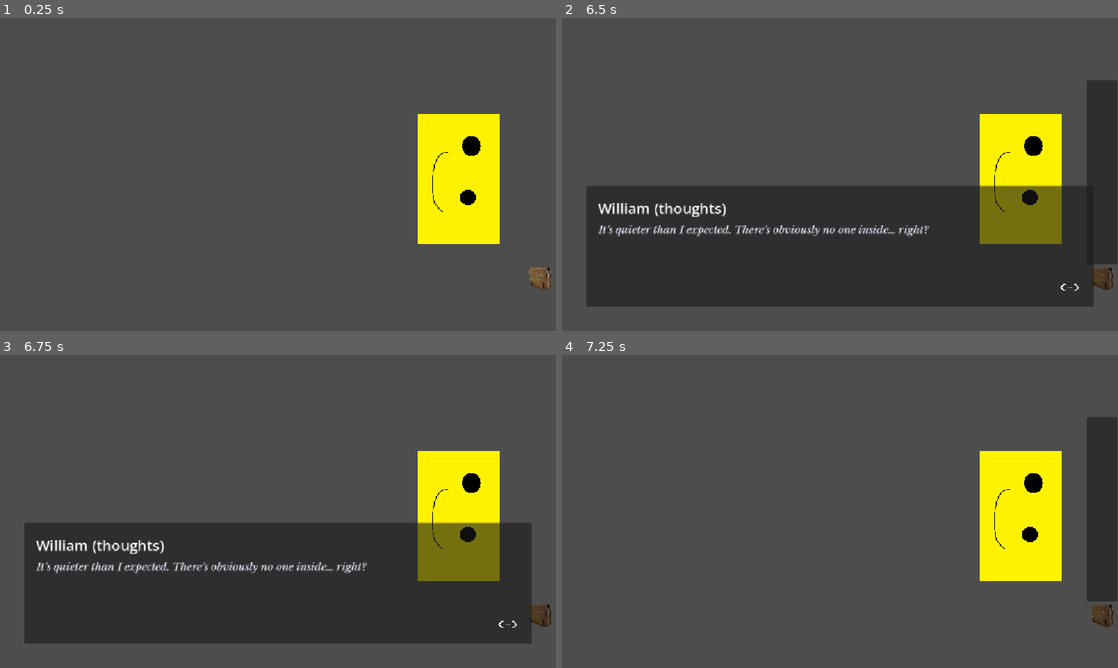
Above: before the commit, frames 1-4 (two rows, left to right).
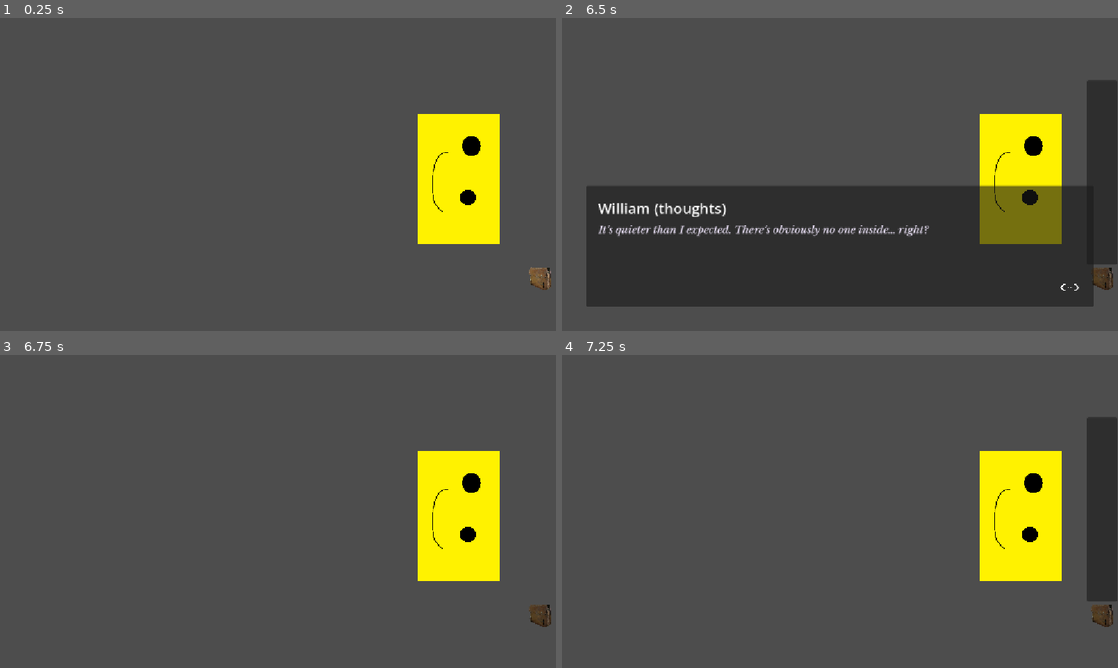
Above: after the commit, the same moments.

Repository: jegeiii/kafcult-co.-s-GIMJAM
Game: Godot game, scene res://scenes/ACT2.tscn
Same seed, same stepped clock (60 frames per second), same inputs: the game is played once before the commit and once after it. This scene is started directly instead of the project's main scene. Sound files missing from this copy of the repository are replaced by a short silence.
Inputs (mouse positions are in pixels of both pictures, inside the frame that each line leads up to):
- Up to frame 1 (0.25 s): no input
- Up to frame 2 (6.5 s): click "<" at 0.5 s; click ">" at 1.25 s; click (1023, 177) at 2 s; click ">" at 2.75 s; click (1023, 177) at 3.5 s; click ">" at 4.25 s; click (1023, 177) at 5 s; tap Enter (continue_dialogue) at 5.75, 5.85 s; move the mouse to (862, 187) at 5.77 s; click (862, 187) at 5.92 s
- Up to frame 3 (6.75 s): tap Enter (continue_dialogue) at 6.5 s; move the mouse to (166, 527) at 6.52 s; click (166, 527) at 6.6 s
- Up to frame 4 (7.25 s): tap Enter (continue_dialogue) at 6.8 s

Frames 1-2 are identical in both runs. In frame 3, 34% of the frame differs, in the area x 4-96%, y 53-93%; in frame 4, nothing differs.
Error before the commit: Out of bounds get index '4' (on base: 'Array') (res://scripts/dialogue_manager.gd:93)

Commit message:
fix: dialogue bug

Diff:
--- a/dialogues/act_2_part_2.json
+++ b/dialogues/act_2_part_2.json
@@ -14,10 +14,6 @@
 		  "pause_after": 0.3
 		}
 	  ]
-	},
-	{
-	  "name": "PlaySoundEffect",
-	  "path": "[<RUSTLING SOUND AND FOOTSTEPS AROUND THE DINING ROOM>]"
 	},
 	{
 	  "name": "Special",
@@ -37,7 +33,7 @@
 	},
 	{
 	  "name": "PlaySoundEffect",
-	  "path": "[<SLOW, SLIGHTLY RUSTY SOUND OF A DRAWER OPENING>]"
+	  "path": "res://audio/Drawer.wav"
 	},
 	{
 	  "name": "LoadSprite",
@@ -59,7 +55,7 @@
 	},
 	{
 	  "name": "PlaySoundEffect",
-	  "path": "[<A FEW SECONDS OF SILENCE, FOLLOWED BY WILLIAM’S SLOW FOOTSTEPS APPROACHING THE DRAWER>]"
+	  "path": "res://audio/Footsteps.wav"
 	},
 	{
 	  "name": "LoadSprite",
@@ -72,6 +68,12 @@
 	  "speaker": "William",
 	  "segments": [
 		{
+		  "text": "... ",
+		  "pacing": 0.06,
+		  "style": "normal",
+		  "pause_after": 1
+		},
+		{
 		  "text": "Isn’t it father’s office key? ",
 		  "pacing": 0.06,
 		  "style": "normal",
--- a/dialogues/act_2_part_4.json
+++ b/dialogues/act_2_part_4.json
@@ -62,7 +62,7 @@
 	},
 	{
 	  "name": "PlaySoundEffect",
-	  "path": "[<KNOCKING SOUND COMING FROM THE CANVAS>]"
+	  "path": "res://audio/Canvas Knock.wav"
 	},
 	{
 	  "name": "LoadText",
@@ -190,7 +190,7 @@
 	},
 	{
 	  "name": "PlaySoundEffect",
-	  "path": "[<KNOCKING SOUND COMING FROM THE CANVAS AGAIN>]"
+	  "path": "res://audio/Canvas Knock.wav"
 	},
 	{
 	  "name": "LoadText",
--- a/scenes/ACT2.tscn
+++ b/scenes/ACT2.tscn
@@ -1,7 +1,6 @@
 [gd_scene format=3 uid="uid://cktwvd800t72l"]
 
 [ext_resource type="Script" uid="uid://fdkjeewm7gjx" path="res://scenes/act_2.gd" id="1_udt4n"]
-[ext_resource type="PackedScene" uid="uid://cctqacfflrntm" path="res://scenes/fade_black.tscn" id="2_qt1qe"]
 [ext_resource type="Texture2D" uid="uid://b48765n6krxm" path="res://graphics/a.png" id="2_t1gpn"]
 [ext_resource type="PackedScene" uid="uid://c1tdbiw7wt4m3" path="res://scenes/dimmer.tscn" id="3_qt1qe"]
 [ext_resource type="PackedScene" uid="uid://ci4sol1vea776" path="res://scenes/clickables.tscn" id="4_qt1qe"]
@@ -67,23 +66,43 @@
 
 [node name="plate" parent="distorted_dining_room" unique_id=2085533608 instance=ExtResource("4_qt1qe")]
 layout_mode = 0
+offset_left = 0.0
+offset_top = 0.0
+offset_right = 65.0
+offset_bottom = 62.0
 item_id = "plate"
 
 [node name="knife" parent="distorted_dining_room" unique_id=516024968 instance=ExtResource("4_qt1qe")]
 layout_mode = 0
+offset_left = 0.0
+offset_top = 0.0
+offset_right = 65.0
+offset_bottom = 62.0
 item_id = "knife"
 usable = true
 
 [node name="rotten_vegetable" parent="distorted_dining_room" unique_id=1962551523 instance=ExtResource("4_qt1qe")]
 layout_mode = 0
+offset_left = 0.0
+offset_top = 0.0
+offset_right = 65.0
+offset_bottom = 62.0
 item_id = "rotten_vegetable"
 
 [node name="rotten_meat" parent="distorted_dining_room" unique_id=719141946 instance=ExtResource("4_qt1qe")]
 layout_mode = 0
+offset_left = 0.0
+offset_top = 0.0
+offset_right = 65.0
+offset_bottom = 62.0
 item_id = "rotten_meat"
 
 [node name="spiderweb" parent="distorted_dining_room" unique_id=4767312 instance=ExtResource("4_qt1qe")]
 layout_mode = 0
+offset_left = 0.0
+offset_top = 0.0
+offset_right = 65.0
+offset_bottom = 62.0
 item_id = "spiderweb"
 
 [node name="basement" type="Control" parent="." unique_id=1306281374]
@@ -97,23 +116,27 @@
 
 [node name="dogfood" parent="basement" unique_id=1288662413 instance=ExtResource("4_qt1qe")]
 layout_mode = 0
+offset_left = 0.0
+offset_top = 0.0
+offset_right = 65.0
+offset_bottom = 62.0
 item_id = "dogfood"
 
 [node name="water" parent="basement" unique_id=738309657 instance=ExtResource("4_qt1qe")]
 layout_mode = 0
+offset_left = 0.0
+offset_top = 0.0
+offset_right = 65.0
+offset_bottom = 62.0
 item_id = "water"
 
 [node name="toy" parent="basement" unique_id=1634944282 instance=ExtResource("4_qt1qe")]
 layout_mode = 0
+offset_left = 0.0
+offset_top = 0.0
+offset_right = 65.0
+offset_bottom = 62.0
 item_id = "toy"
-
-[node name="fade_black" parent="." unique_id=1813767706 instance=ExtResource("2_qt1qe")]
-visible = false
-offset_left = -76.0
-offset_top = -48.0
-offset_right = 1168.0
-offset_bottom = 654.0
-color = Color(0, 0, 0, 1)
 
 [node name="CanvasLayer" type="CanvasLayer" parent="." unique_id=457309828]
 
--- a/scenes/act_2.gd
+++ b/scenes/act_2.gd
@@ -1,10 +1,13 @@
 extends Node2D
 
 @export var audio: Array[AudioStream] = []
+@export var room_locked: bool = true
+var to_room: String
+var from_room: String
 
 # Called when the node enters the scene tree for the first time.
 func _ready() -> void:
-	InventoryUi.fade_in(1)
+	DialogueManager.dialogue_end.connect(_on_dialogue_end)
 	await get_tree().create_timer(1).timeout
 	DialogueManager.initiate_dialogue("res://dialogues/act_2_part_1.json")
 
@@ -18,9 +21,23 @@
 	await get_tree().create_timer(1).timeout
 	DialogueManager.initiate_dialogue("res://dialogues/act_2_part_2.json")
 
-
 func _on_laci_pressed() -> void:
 	$dining_room/laci.disabled = true
 	InventoryUi.add_item($dining_room/laci/charles_key, $dining_room/laci/charles_key.item_id)
 	AudioManager.play_sfx("res://audio/Key touch.wav")
 	DialogueManager.initiate_dialogue("res://dialogues/act_2_part_3.json")
+	room_locked = false
+	to_room = "distorted_dining_room"
+	from_room = "dining_room"
+	await get_tree().create_timer(3).timeout
+
+func _on_dialogue_end():
+	if !room_locked:
+		room_locked = true
+		InventoryUi.fade_out(1)
+		await get_tree().create_timer(1).timeout
+		get_node(from_room).visible = false
+		get_node(to_room).visible = true
+		InventoryUi.fade_in(1)
+
+		DialogueManager.initiate_dialogue("res://dialogues/act_2_part_4.json")
--- a/scripts/act_1.gd
+++ b/scripts/act_1.gd
@@ -1,9 +1,12 @@
 extends Node2D
 
 @export var audio: Array[AudioStream] = []
+var i_dialogue: int
 
 # Called when the node enters the scene tree for the first time.
 func _ready() -> void:
+	InventoryUi.written_paper_clicked.connect(_on_written_paper_clicked)
+	DialogueManager.dialogue_end.connect(_on_dialogue_end)
 	#$AudioStreamPlayer.stream = audio[0]
 	#$AudioStreamPlayer.play()
 	await get_tree().create_timer(0.5).timeout
@@ -14,6 +17,14 @@
 	await get_tree().create_timer(1.5).timeout
 	$fade_black.fade_in(1)
 
+func _on_dialogue_end():
+	i_dialogue += 1
+	if i_dialogue >= 2:
+		GameManager.change_act_to(2)
+
+func _on_written_paper_clicked():
+	DialogueManager.initiate_dialogue("res://dialogues/act_1_part_2.json")
+
 # Called every frame. 'delta' is the elapsed time since the previous frame.
 func _process(delta: float) -> void:
 	pass
--- a/scripts/dialogue_manager.gd
+++ b/scripts/dialogue_manager.gd
@@ -85,11 +85,15 @@
 	var curr_event = current_dialogue_events[current_event_idx]
 	var curr_event_name = curr_event["name"]
 
-	# Displays all the LoadSprite events
 	while curr_event_name != "LoadText" and curr_event_name != "Flashback":
 		display_current_event()
 
 		current_event_idx += 1
+
+		if current_event_idx >= current_dialogue_events.size():
+			finish_dialogue()
+			return
+
 		curr_event = current_dialogue_events[current_event_idx]
 		curr_event_name = curr_event["name"]
 
--- a/scripts/game_manager.gd
+++ b/scripts/game_manager.gd
@@ -10,6 +10,7 @@
 	InventoryUi.fade_out(1)
 	await get_tree().create_timer(1.5).timeout
 	get_tree().change_scene_to_packed(next_scene)
+	InventoryUi.fade_in(1)
 
 # Items collected by the player
 # Store item_id and their quantities
--- a/scripts/inventory_manager.gd
+++ b/scripts/inventory_manager.gd
@@ -6,6 +6,7 @@
 @export var using_item: String = "none"
 #var inspect_depth: int = 0;
 signal fade_black_pressed
+signal written_paper_clicked
 
 func _process(delta):
 	if Input.is_action_pressed("RMB"):
@@ -135,7 +136,7 @@
 
 # Called when the node enters the scene tree for the first time.
 func _ready() -> void:
-	DialogueManager.dialogue_end.connect(_on_dialogue_end)
+	#DialogueManager.dialogue_end.connect(_on_dialogue_end)
 	load_inventory("res://item.json")
 	#print(inventory)
 	print(inventory_ui["a"]["name"])
@@ -169,13 +170,14 @@
 		update_item_closeup_clickmask()
 		$item_inspect/item_closeup/Label.text = "letter_to_william_paper"
 	elif $item_inspect/item_closeup/Label.text == "letter_to_william_paper":
+		written_paper_clicked.emit()
 		close_inspect()
-		DialogueManager.initiate_dialogue("res://dialogues/act_1_part_2.json")
-		scene_lock = false
+		#DialogueManager.initiate_dialogue("res://dialogues/act_1_part_2.json")
+		#scene_lock = false
 
-func _on_dialogue_end():
-	if !scene_lock:
-		GameManager.change_act_to(2)
+#func _on_dialogue_end():
+	#if !scene_lock:
+		#GameManager.change_act_to(2)
 
 func fade_in(duration: float):
 	$fade_black/a.fade_in(duration)
